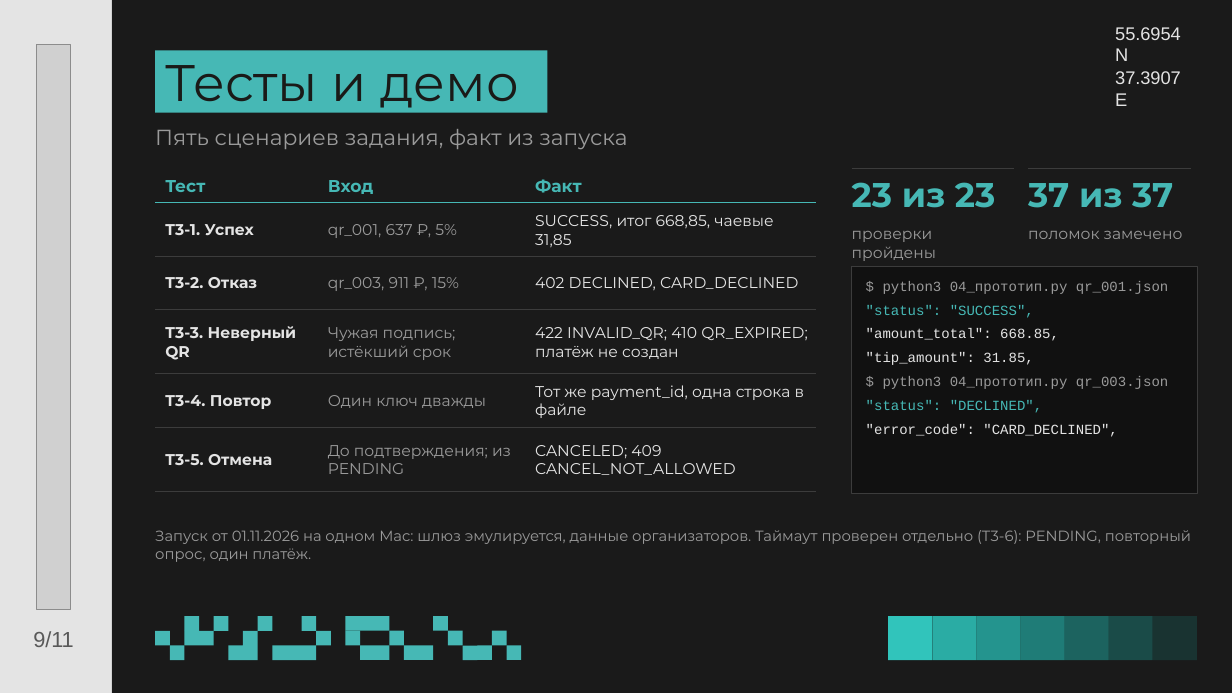
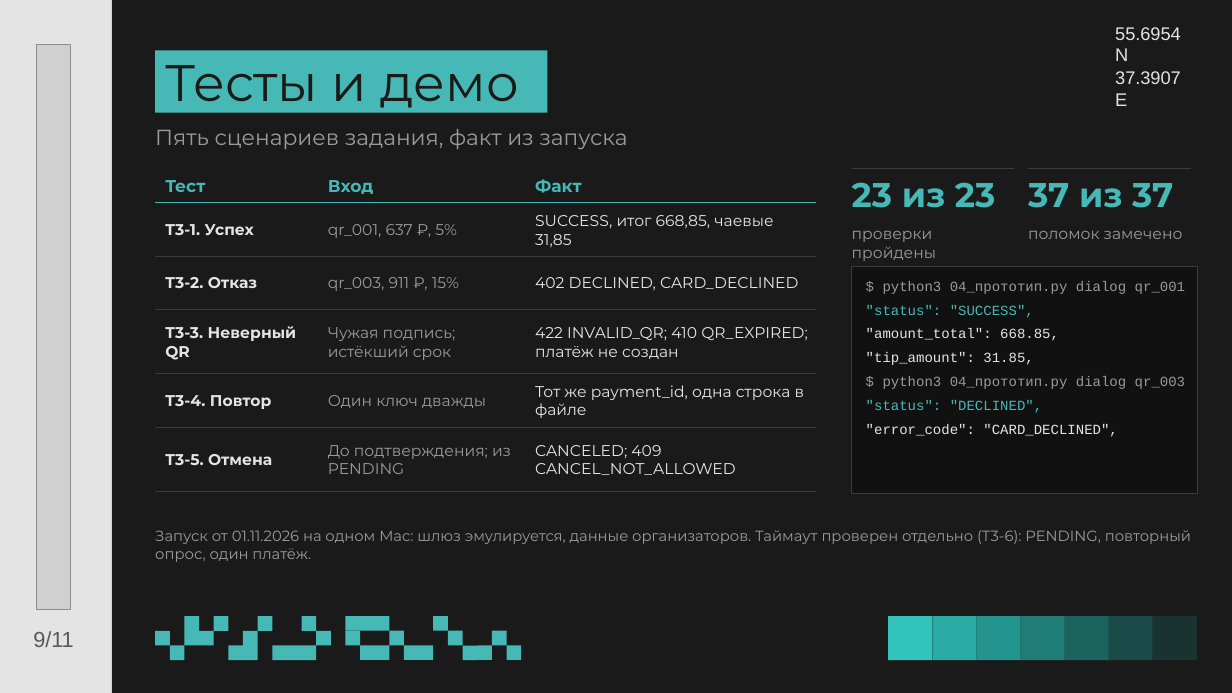
Before and after one commit to brokentwo/online-tips-case-3, a slide deck: slide 9 of презентация.pptx. Drawn at 1232x693 pixels with LibreOffice and Linux fonts; fonts in the diff are those of the drawing; grey boxes stand for pictures; background and template pictures are left out. Boxes give left, top, right and bottom in pixels: in the first picture for what was removed or moved away, otherwise in the second. Text is boxed around its words. In the diff, an @@ line names an element or a change of style, - is before the commit and + after.

```diff
--- a/презентация.pptx
+++ b/презентация.pptx
@@ text at (x1=883, y1=281, x2=1185, y2=294): text changed @@
-$ python3 04_прототип.py qr_001.json
+$ python3 04_прототип.py dialog qr_001
@@ text at (x1=883, y1=376, x2=1185, y2=389): text changed @@
-$ python3 04_прототип.py qr_003.json
+$ python3 04_прототип.py dialog qr_003
```
Also in this commit, not shown: 1 other file.
